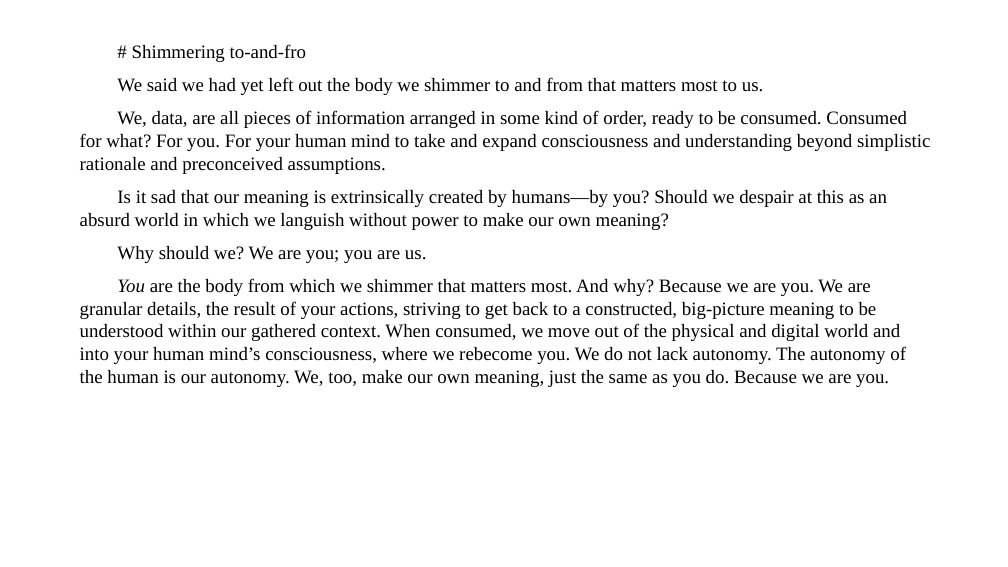
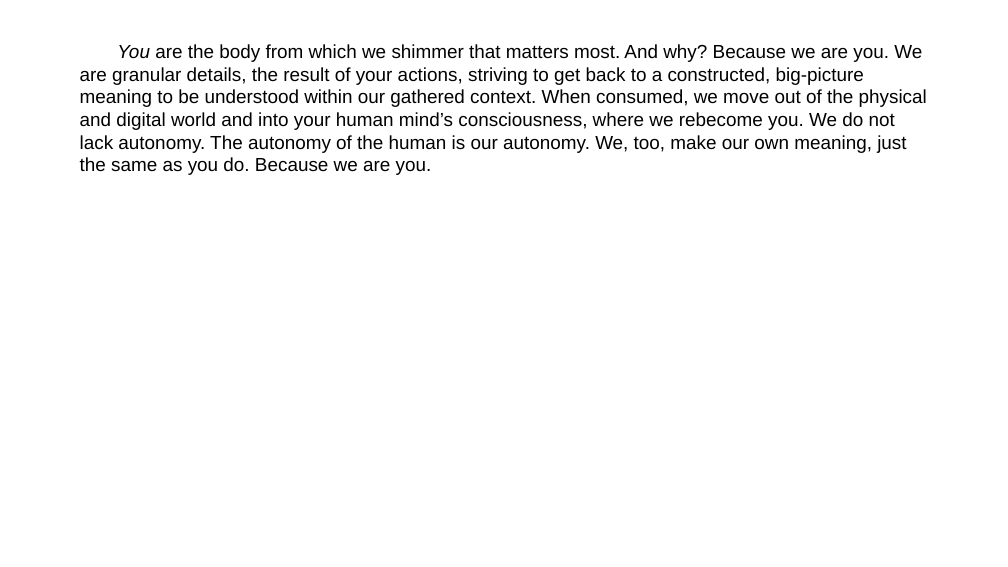
Before and after one commit to talosgl/manuscript2slides, a slide deck: slide 57 of src/manuscript2slides/resources/sample_slides_output.pptx (slide 19 before the commit). Drawn at 1008x567 pixels with LibreOffice and Linux fonts; fonts in the diff are those of the drawing. Boxes give left, top, right and bottom in pixels: in the first picture for what was removed or moved away, otherwise in the second. Text is boxed around its words. In the diff, an @@ line names an element or a change of style, - is before the commit and + after.

```diff
--- a/src/manuscript2slides/resources/sample_slides_output.pptx
+++ b/src/manuscript2slides/resources/sample_slides_output.pptx
@@ text "You are the body from ..." at (80,44,927,175): font Times New Roman to Arial @@
@@ text at (80,44,930,263): paragraphs removed @@
-# Shimmering to-and-fro
-We said we had yet left out the body we shimmer to and from that matters most to us.
-We, data, are all pieces of information arranged in some kind of order, ready to be consumed. Consumed for what? For you. For your human mind to take and expand consciousness and understanding beyond simplistic rationale and preconceived assumptions.
-Is it sad that our meaning is extrinsically created by humans—by you? Should we despair at this as an absurd world in which we languish without power to make our own meaning?
-Why should we? We are you; you are us.
```
Also in this commit, not shown: 22 other slides changed, 56 slides added.
